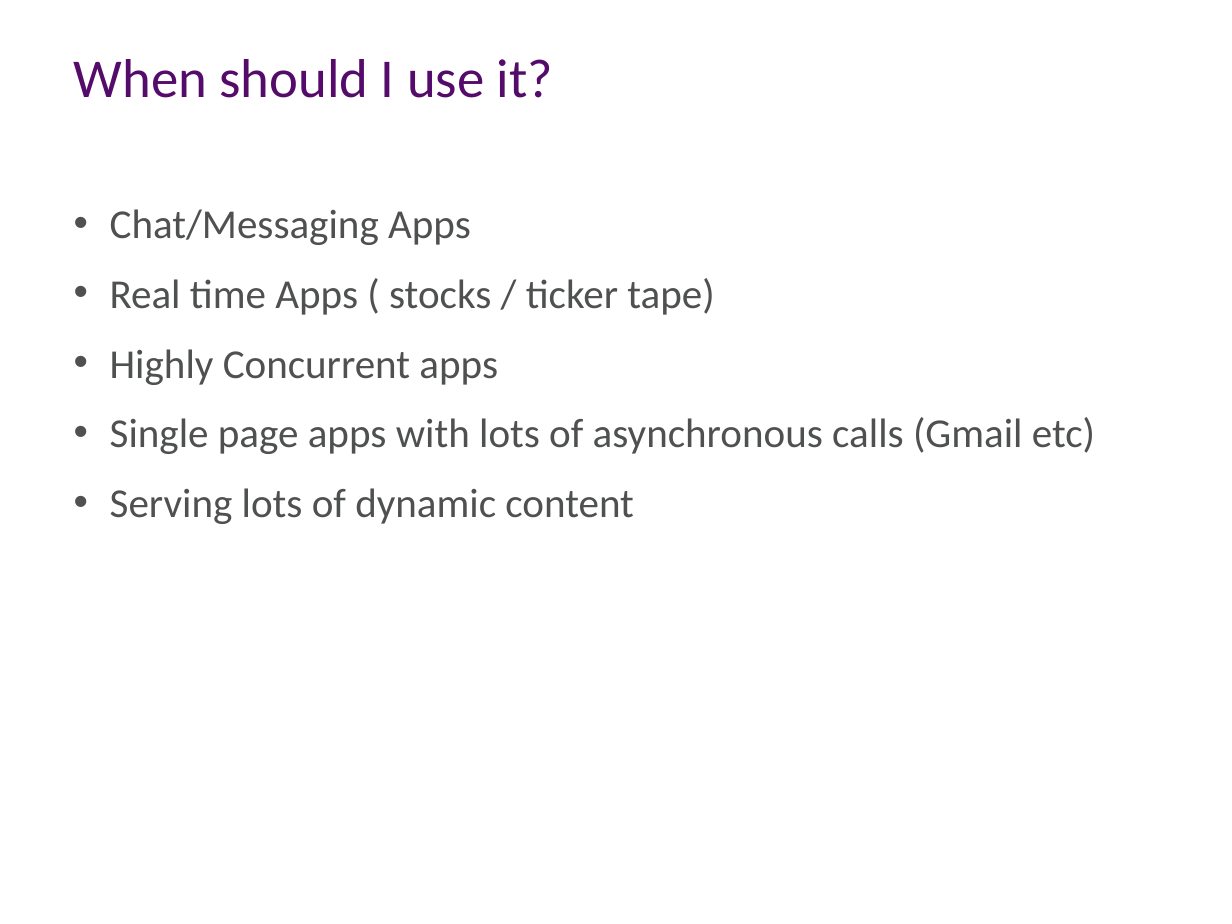
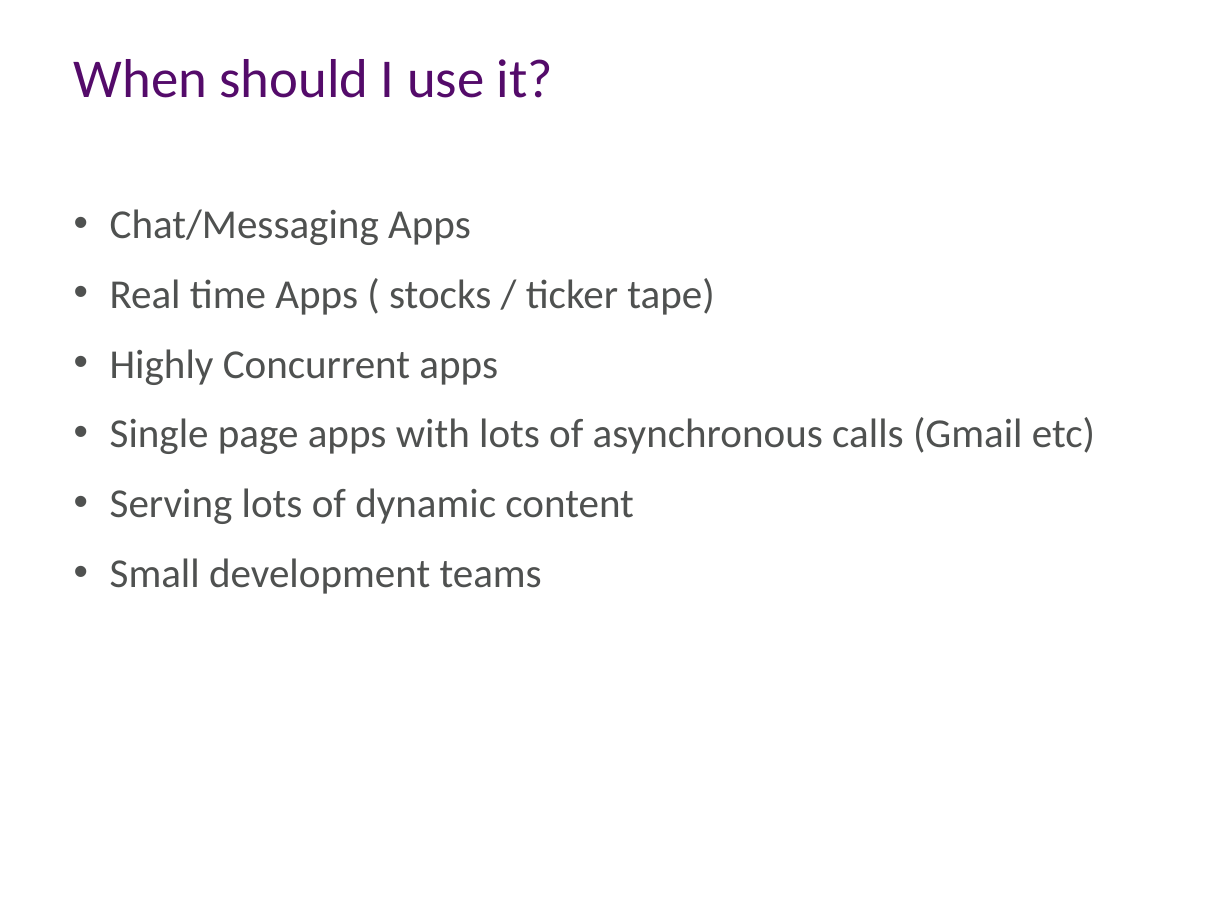
Before and after one commit to aidancasey/AzureNodeChatClient, a slide deck: slide 16 of presentation/Building Node.js Applications on Windows Azure.pptx (slide 15 before the commit). Drawn at 1232x924 pixels with LibreOffice and Linux fonts; fonts in the diff are those of the drawing; background and template pictures are left out. Boxes give left, top, right and bottom in pixels: in the first picture for what was removed or moved away, otherwise in the second. Text is boxed around its words. In the diff, an @@ line names an element or a change of style, - is before the commit and + after.

```diff
--- a/presentation/Building Node.js Applications on Windows Azure.pptx
+++ b/presentation/Building Node.js Applications on Windows Azure.pptx
@@ text at (x1=110, y1=558, x2=542, y2=594): paragraph added @@
+• Small development teams
```
Also in this commit, not shown: 6 other slides changed, 3 slides added, 5 slides removed.
